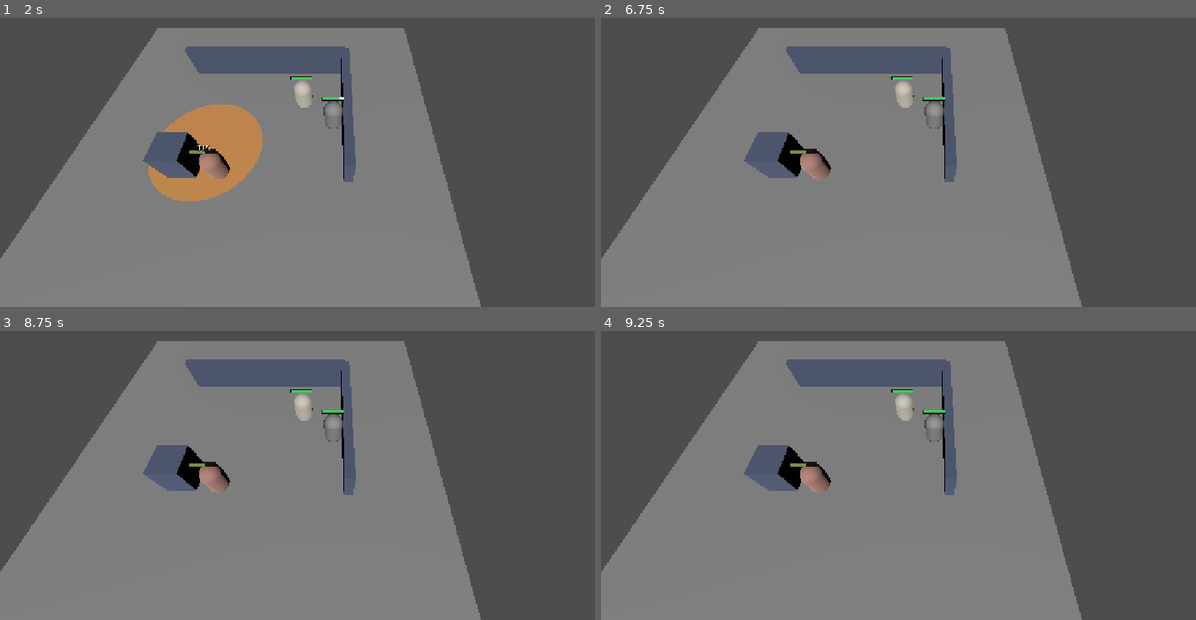
Above: before the commit, frames 1-4 (two rows, left to right).
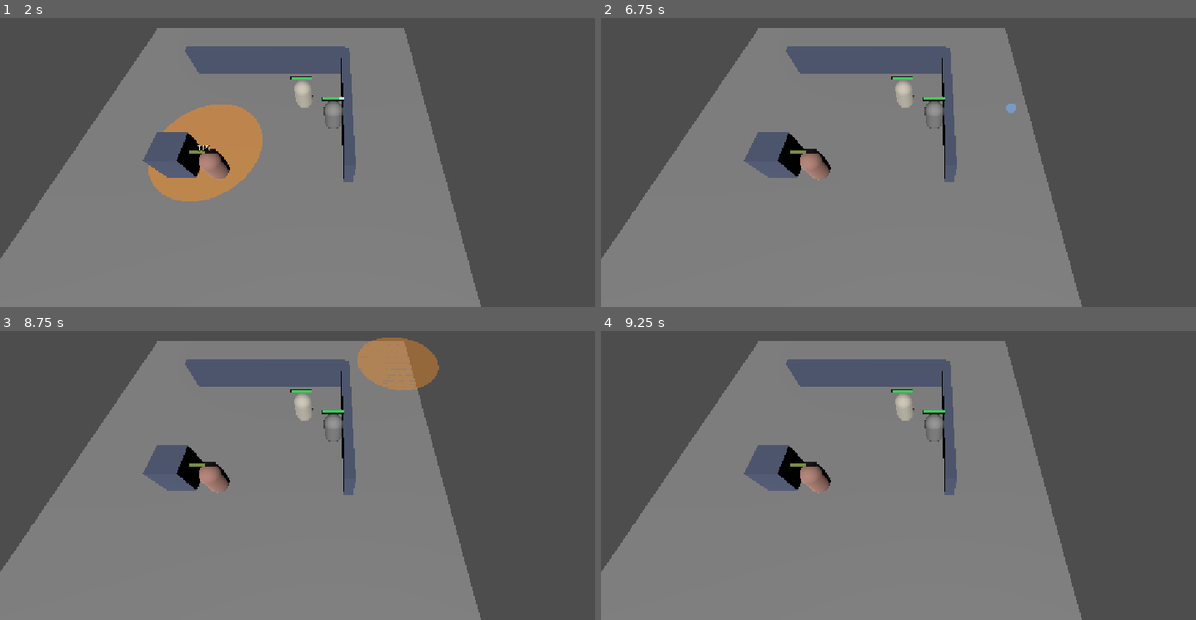
Above: after the commit, the same moments.

Repository: Tiago195/mbr
Game: Godot game, scene res://scenes/main.tscn
Two runs of this game, one before a commit and one after it. Both use one fixed random seed, a clock stepped at 60 frames per second and the inputs below.
Inputs (mouse positions are in pixels of both pictures, inside the frame that each line leads up to):
- Up to frame 1 (2 s): tap Enter at 0.5 s; move the mouse to (481, 101) at 0.52 s; hold E (ability_e) 0.53-1.28 s; click (481, 101) at 0.67 s; move the mouse to (202, 139) at 1.27 s; tap Q (ability_q) at 1.35 s; click (202, 139) at 1.42 s
- Up to frame 2 (6.75 s): move the mouse to (999, 38) at 2.02 s; hold W (ability_w) 2.03-2.78 s; click (999, 38) at 2.17 s; tap Space at 2.75, 4.25, 5.75 s; move the mouse to (898, 194) at 2.77 s; tap E (ability_e) at 2.85 s; click (898, 194) at 2.92 s; tap Enter at 3.5, 5 s; move the mouse to (1136, 176) at 3.52 s; hold Q (ability_q) 3.53-4.28 s; click (1136, 176) at 3.67 s; move the mouse to (731, 64) at 4.27 s; tap W (ability_w) at 4.35 s; click (731, 64) at 4.42 s; move the mouse to (969, 119) at 5.02 s; hold E (ability_e) 5.03-5.78 s; click (969, 119) at 5.17 s; move the mouse to (833, 26) at 5.77 s; tap Q (ability_q) at 5.85 s; click (833, 26) at 5.92 s; move the mouse to (1082, 101) at 6.52 s; hold W (ability_w) from 6.53 s (still down); click (1082, 101) at 6.67 s
- Up to frame 3 (8.75 s): move the mouse to (202, 452) at 7.27 s; release W (ability_w) at 7.28 s; tap E (ability_e) at 7.35 s; click (202, 452) at 7.42 s; move the mouse to (398, 351) at 8.02 s; hold Q (ability_q) from 8.03 s (still down); click (398, 351) at 8.17 s
- Up to frame 4 (9.25 s): move the mouse to (898, 507) at 8.77 s; release Q (ability_q) at 8.78 s; tap W (ability_w) at 8.85 s; click (898, 507) at 8.92 s

Frame 1 is identical in both runs. In frame 2, less than 0.1% of the frame differs, in the area x 68-70%, y 29-33%; in frame 3, 1.9%, in the area x 60-74%, y 2-21%; in frame 4, nothing differs.

Commit message:
Errar skillshot passa a gastar a recarga
A regra era "não pegou ninguém, recusa sem custo", e ela produzia dois
comportamentos para a mesma situação: habilidade instantânea era devolvida,
habilidade com tempo de conjuração não — porque a recarga da segunda começa
ao iniciar. O Meteoro em área vazia imprimia "não pegou ninguém" e entrava
em recarga assim mesmo; o Raio, não.

Agora só alvo único recusa: sem alguém apontado não há comando a emitir.
Skillshot sai e gasta mesmo errando.

O motivo é de design, não de implementação: devolver a recarga de quem
errou tornaria mira irrelevante, e num jogo cuja graça é acertar habilidade
em alvo que se move isso destrói a mecânica central.

Corrige junto o motivo da recusa quando não há alvo apontado. Era
OUT_OF_RANGE, porque a distância era medida até um alvo inexistente antes
de alguém perguntar se ele existia. Falta de alvo agora diz falta de alvo —
a diferença aparece na tela do jogador.

105 testes, 287 asserções.

Co-Authored-By: Claude Opus 5 <noreply@anthropic.com>

Diff:
--- a/scripts/core/abilities/ability.gd
+++ b/scripts/core/abilities/ability.gd
@@ -93,13 +93,25 @@
 	)
 	return cooldown * (1.0 - reduction)
 
-## Verdadeiro quando a habilidade só faz sentido sobre alguém — o que decide
-## se uma conjuração que não pegou ninguém é desperdiçada ou recusada.
+## Verdadeiro quando todo efeito depende de acertar alguém.
 func requires_target() -> bool:
 	for effect: AbilityEffect in effects:
 		if effect != null and not effect.needs_target():
 			return false
 	return not effects.is_empty()
+
+## Verdadeiro quando não acertar ninguém deve RECUSAR a conjuração, em vez de
+## gastá-la.
+##
+## Só vale para alvo único: aí não há comando a emitir, e recusar é o certo.
+##
+## Skillshot — POINT e DIRECTION — **gasta mesmo errando**. Errar é parte do
+## jogo, e devolver a recarga de quem errou tornaria mira irrelevante. Isto já
+## foi ao contrário: habilidade instantânea era devolvida e habilidade com
+## tempo de conjuração não, porque a recarga da segunda começa ao iniciar.
+## Dois comportamentos para a mesma situação, sem motivo.
+func refuses_without_target() -> bool:
+	return aim == Aim.UNIT and requires_target()
 
 ## Se um projétil que não atravessa, o teto de alvos é 1 por construção.
 func effective_max_targets() -> int:
--- a/scripts/core/abilities/ability_engine.gd
+++ b/scripts/core/abilities/ability_engine.gd
@@ -81,6 +81,12 @@
 		refused.cooldown_remaining = book.remaining_cooldown(ability)
 		return refused
 
+	# Antes do alcance: sem ninguém apontado, o motivo é falta de alvo e não
+	# distância. Medir a distância até um alvo inexistente daria a mensagem
+	# errada na tela.
+	if ability.aim == Ability.Aim.UNIT and aim.unit_target == null:
+		return CastResult.of(CastResult.Status.NO_TARGET, ability)
+
 	if not _in_range(ability, aim):
 		return CastResult.of(CastResult.Status.OUT_OF_RANGE, ability)
 
@@ -95,8 +101,7 @@
 			# dela é o comprimento da forma.
 			return true
 		Ability.Aim.UNIT:
-			if aim.unit_target == null:
-				return false
+			# `_check` já garantiu que há alvo antes de chegar aqui.
 			return aim.caster.ground_distance_to(aim.unit_target) <= ability.cast_range
 		_:
 			return aim.caster.ground_distance_to_point(aim.point) <= ability.cast_range
@@ -112,10 +117,9 @@
 ) -> CastResult:
 	var targets: Array[Unit] = AbilityShape.resolve(ability, aim, candidates)
 
-	if targets.is_empty() and ability.requires_target():
-		# Não pegou ninguém e todo efeito precisa de alvo: recusa sem gastar a
-		# recarga. Uma habilidade que também age no conjurador — dash com
-		# escudo — não cai aqui, e sai mesmo em área vazia.
+	if targets.is_empty() and ability.refuses_without_target():
+		# Só alvo único recusa: sem alguém apontado não há comando a emitir.
+		# Skillshot em área vazia SAI e gasta a recarga — errar faz parte.
 		return CastResult.of(CastResult.Status.NO_TARGET, ability)
 
 	for effect: AbilityEffect in ability.effects:
--- a/scripts/gameplay/ability_caster.gd
+++ b/scripts/gameplay/ability_caster.gd
@@ -154,9 +154,12 @@
 			var mine: String = ""
 			if _combatant.health.shield > 0.0:
 				mine = "  escudo %.0f" % _combatant.health.shield
-			print("[hab] %s acertou %d alvo(s)%s" % [
-				ability.display_name, result.targets.size(), mine
-			])
+			if result.targets.is_empty():
+				print("[hab] %s errou%s" % [ability.display_name, mine])
+			else:
+				print("[hab] %s acertou %d alvo(s)%s" % [
+					ability.display_name, result.targets.size(), mine
+				])
 		CastResult.Status.CASTING:
 			print("[hab] %s conjurando (%.2fs)" % [ability.display_name, ability.cast_time])
 		CastResult.Status.ON_COOLDOWN:
--- a/tests/test_abilities.gd
+++ b/tests/test_abilities.gd
@@ -195,7 +195,8 @@
 		book, _area(10.0), AbilityCast.at_point(caster, Vector3.ZERO), [morto]
 	)
 
-	assert_eq(result.status, CastResult.Status.NO_TARGET)
+	assert_true(result.succeeded(), "skillshot sai mesmo sem acertar")
+	assert_eq(result.targets.size(), 0, "mas o cadáver não conta como alvo")
 
 # ---------------------------------------------------------------- recarga
 
@@ -234,7 +235,9 @@
 	var ability := _area(10.0)
 	assert_almost_eq(ability.cooldown_for(caster), 0.5, "teto de 90%")
 
-func test_conjuracao_sem_alvo_nao_gasta_a_recarga() -> void:
+func test_skillshot_errado_gasta_a_recarga() -> void:
+	# Errar faz parte. Devolver a recarga de quem errou tornaria mira
+	# irrelevante.
 	var caster := _unit()
 	var longe := _unit(Vector3(50, 0, 0), 1)
 	var book := AbilityBook.new()
@@ -242,10 +245,46 @@
 
 	var result := AbilityEngine.cast(
 		book, ability, AbilityCast.at_point(caster, Vector3.ZERO), [longe]
+	)
+
+	assert_true(result.succeeded())
+	assert_eq(result.targets.size(), 0, "não acertou ninguém")
+	assert_false(book.is_ready(ability), "e mesmo assim gastou")
+
+func test_alvo_unico_sem_alvo_e_recusado_sem_custo() -> void:
+	# O outro lado da regra: sem alguém apontado não há comando a emitir.
+	var caster := _unit()
+	var book := AbilityBook.new()
+	var ability := _area(3.0)
+	ability.aim = Ability.Aim.UNIT
+	ability.form = Ability.Form.SINGLE
+
+	var result := AbilityEngine.cast(
+		book, ability, AbilityCast.at_point(caster, Vector3.ZERO), []
 	)
 
 	assert_eq(result.status, CastResult.Status.NO_TARGET)
 	assert_true(book.is_ready(ability), "não desperdiçou")
+
+func test_instantanea_e_com_tempo_gastam_a_recarga_igual_ao_errar() -> void:
+	# Já foi diferente: a instantânea era devolvida e a com tempo de
+	# conjuração não, porque a recarga da segunda começa ao iniciar. Dois
+	# comportamentos para a mesma situação.
+	var caster := _unit()
+	var instantanea := _area(3.0)
+	var demorada := _area(3.0)
+	demorada.id = &"demorada"
+	demorada.cast_time = 0.5
+
+	var livro_a := AbilityBook.new()
+	AbilityEngine.cast(livro_a, instantanea, AbilityCast.at_point(caster, Vector3.ZERO), [])
+	assert_false(livro_a.is_ready(instantanea), "instantânea gastou")
+
+	var livro_b := AbilityBook.new()
+	AbilityEngine.cast(livro_b, demorada, AbilityCast.at_point(caster, Vector3.ZERO), [])
+	livro_b.advance_time(0.6, caster)
+	AbilityEngine.resolve_pending(livro_b, [])
+	assert_false(livro_b.is_ready(demorada), "com tempo também gastou")
 
 # ---------------------------------------------------------------- alcance
 
@@ -374,7 +413,7 @@
 	book.advance_time(1.1, caster)
 
 	var fim := AbilityEngine.resolve_pending(book, [fugitivo])
-	assert_eq(fim.status, CastResult.Status.NO_TARGET)
+	assert_eq(fim.targets.size(), 0, "saiu da área a tempo")
 	assert_almost_eq(fugitivo.health.current, 500.0)
 
 # ---------------------------------------------------------------- efeitos
Not shown, changed: docs/02-decisoes-tecnicas.md
